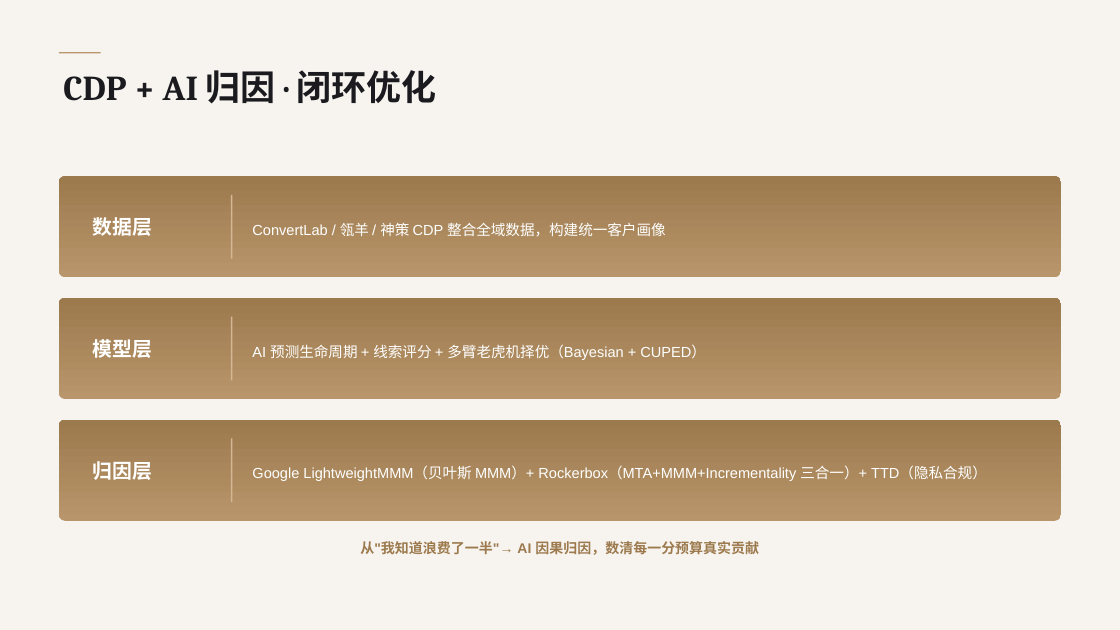
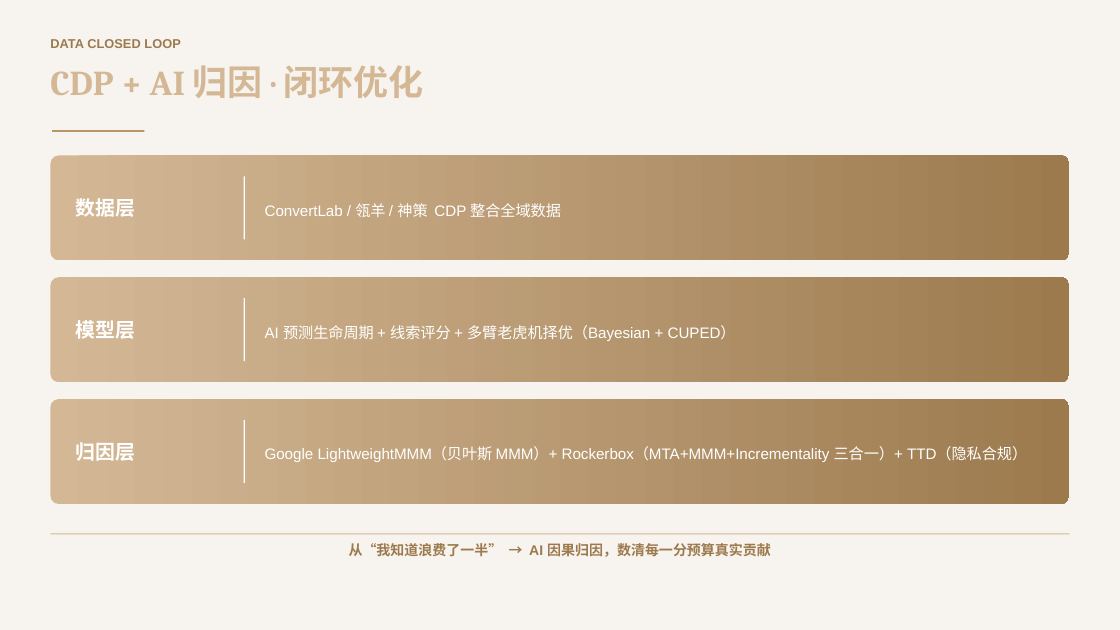
Before and after one commit to 43965555/wujie-ai, a slide deck: slide 9 of pitch/ai-marketing-2026.pptx. Drawn at 1120x630 pixels with LibreOffice and Linux fonts; fonts in the diff are those of the drawing. Boxes give left, top, right and bottom in pixels: in the first picture for what was removed or moved away, otherwise in the second. Text is boxed around its words. In the diff, an @@ line names an element or a change of style, - is before the commit and + after.

```diff
--- a/pitch/ai-marketing-2026.pptx
+++ b/pitch/ai-marketing-2026.pptx
@@ text added at (50,39,180,48), 11 pt, text #9C7A4E, bold @@
+DATA CLOSED LOOP
@@ text "CDP + AI 归因 · ...": place and size @@
-text "CDP + AI 归因 · ..." at (63,70,436,104)
+text "CDP + AI 归因 · ..." at (50,65,423,98)
@@ text "CDP + AI 归因 · ..." at (50,65,423,98): text colour #1A1A1F to gradient #D4B896 to #9C7A4E @@
@@ rectangle: place and size @@
-rectangle at (59,52,101,54)
+rectangle at (52,130,145,132)
@@ rounded rectangle: place and size @@
-rounded rectangle at (59,176,1061,277)
+rounded rectangle at (50,155,1070,260)
@@ text "数据层": place and size @@
-text "数据层" at (93,217,153,236)
+text "数据层" at (76,198,136,217)
@@ text at (265,203,561,217): text changed; size 12.5 to 13 pt @@
-ConvertLab / 瓴羊 / 神策 CDP 整合全域数据，构建统一客户画像
+ConvertLab / 瓴羊 / 神策 CDP 整合全域数据
@@ fill gradient #B8956A to #9C7A4E to gradient #D4B896 to #9C7A4E; proportions changed in 3 elements at (50,399,1070,504), (50,155,1070,260), (50,277,1070,382) @@
@@ rounded rectangle: place and size @@
-rounded rectangle at (59,298,1061,399)
+rounded rectangle at (50,277,1070,382)
@@ text "模型层": place and size @@
-text "模型层" at (93,339,153,358)
+text "模型层" at (76,320,136,339)
@@ 3 rectangles: place and size @@
-3 rectangles at (231,195,233,502)
+3 rectangles at (244,176,245,483)
@@ fill #D4B896 to #FFFFFF in 3 elements at (244,420,245,483), (244,176,245,239), (244,298,245,361) @@
@@ text "AI 预测生命周期 + 线索评分 + ..." at (265,325,736,341): size 12.5 to 13 pt; line spacing 1.3 to 1.25 @@
@@ text "AI 预测生命周期 + 线索评分 + ...": place and size @@
-text "AI 预测生命周期 + 线索评分 + ..." at (252,344,706,360)
+text "AI 预测生命周期 + 线索评分 + ..." at (265,325,736,341)
@@ rounded rectangle: place and size @@
-rounded rectangle at (59,420,1061,521)
+rounded rectangle at (50,399,1070,504)
@@ text "归因层": place and size @@
-text "归因层" at (93,461,153,480)
+text "归因层" at (76,442,136,461)
@@ text "Google LightweightMMM（贝叶斯 MMM）+ Rockerbox（MTA+MMM+Incrementa ...": place and size @@
-text "Google LightweightMMM（贝叶斯 MMM）+ Rockerbox（MTA+MMM+Incrementa ..." at (252,465,987,481)
+text "Google LightweightMMM（贝叶斯 MMM）+ Rockerbox（MTA+MMM+Incrementa ..." at (265,446,1027,462)
@@ text "Google LightweightMMM（贝叶斯 MMM）+ Rockerbox（MTA+MMM+Incrementa ..." at (265,446,1027,462): size 12.5 to 13 pt; line spacing 1.3 to 1.25 @@
@@ rectangle added at (50,534,1070,534), fill #D4B896 @@
@@ text at (349,543,771,557): text changed @@
-从"我知道浪费了一半"→ AI 因果归因，数清每一分预算真实贡献
+从“我知道浪费了一半” → AI 因果归因，数清每一分预算真实贡献
```
Also in this commit, not shown: 12 other slides changed.
